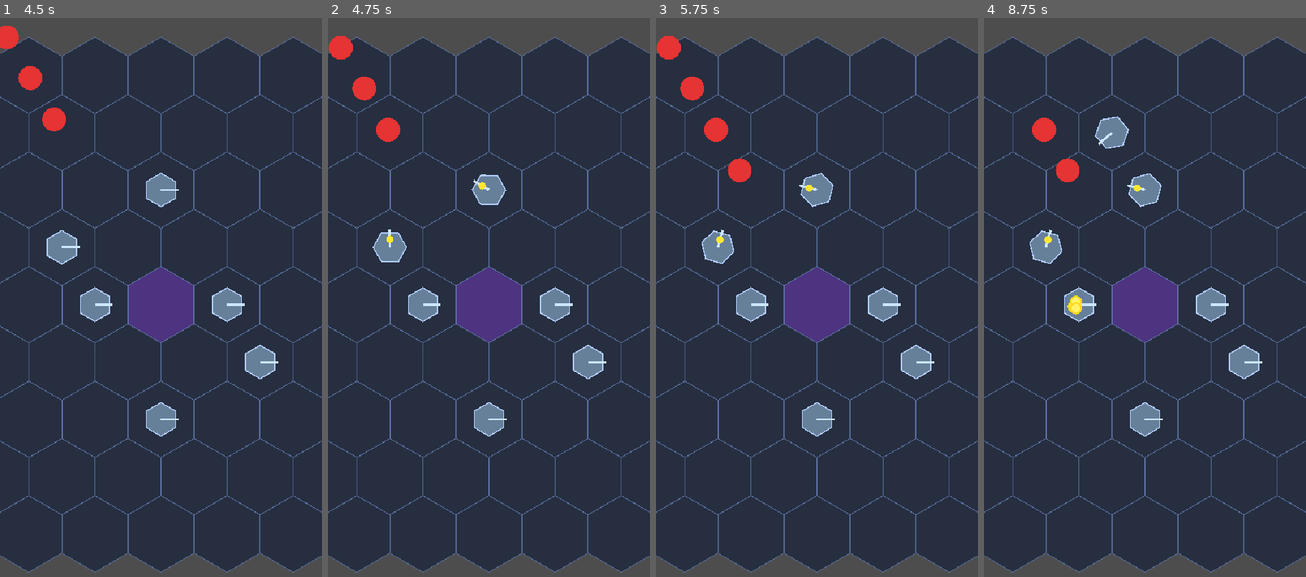
Above: before the commit, frames 1-4 (left to right).
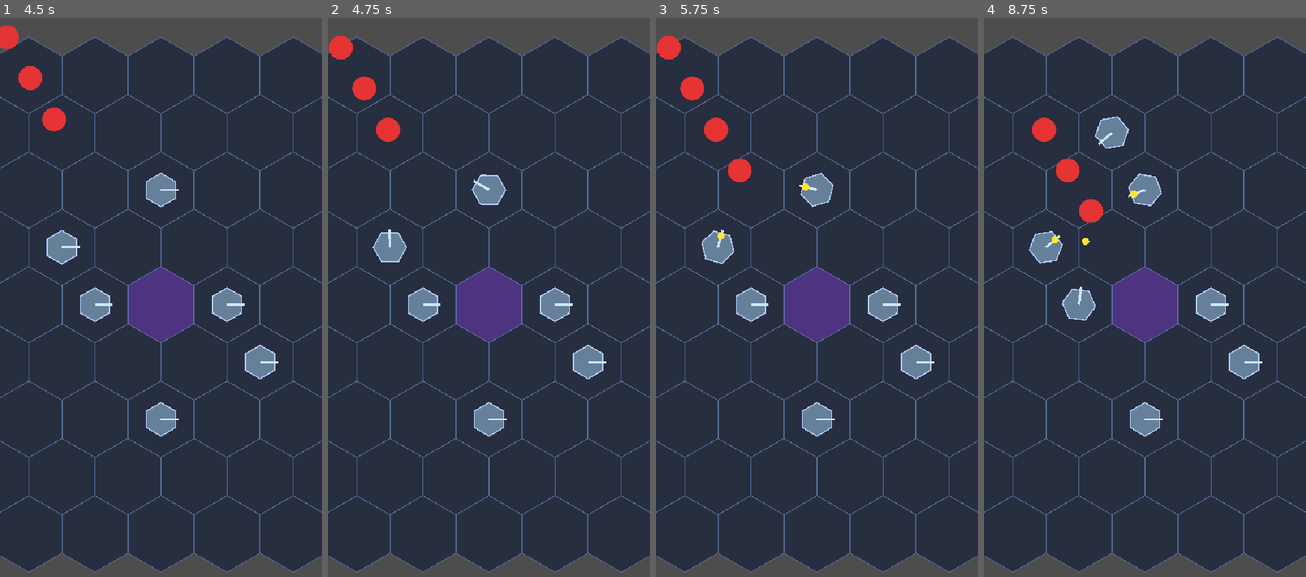
Above: after the commit, the same moments.

Repository: Shiroyasha21/invasion-game
Game: Godot game, scene res://scenes/game/Game.tscn
Same seed, same stepped clock (60 frames per second), same inputs: the game is played once before the commit and once after it.
Inputs (mouse positions are in pixels of both pictures, inside the frame that each line leads up to):
- Up to frame 1 (4.5 s): tap Enter at 0.5, 2 s; move the mouse to (231, 275) at 0.52 s; click (231, 275) at 0.67 s; tap Space at 1.25, 3.5 s; drag from (96, 331) to (144, 420) at 1.27 s; move the mouse to (193, 180) at 2.02 s; click (193, 180) at 2.17 s; drag from (144, 420) to (64, 219) at 2.77 s; move the mouse to (257, 392) at 3.52 s; click (257, 392) at 3.67 s; drag from (64, 219) to (112, 163) at 4.27 s
- Up to frame 2 (4.75 s): no input
- Up to frame 3 (5.75 s): move the mouse to (833, 303) at 5.02 s; click (833, 303) at 5.17 s
- Up to frame 4 (8.75 s): drag from (1096, 163) to (1080, 331) at 5.77 s; move the mouse to (1215, 275) at 6.52 s; click (1215, 275) at 6.67 s; drag from (1080, 331) to (1128, 420) at 7.27 s; move the mouse to (1177, 180) at 8.02 s; click (1177, 180) at 8.17 s

Frame 1 is identical in both runs. In frame 2, less than 0.1% of the frame differs, in the area x 18-50%, y 29-41%; in frame 3, less than 0.1%; in frame 4, 0.9%, in the area x 13-56%, y 27-55%.

Commit message:
Fix coin load, tower fire delay, wave stuck bug, and coin scene as export

Diff:
--- /dev/null
+++ b/invasion-game/Coin.tscn
@@ -0,0 +1,6 @@
+[gd_scene format=3 uid="uid://bd1ix10xh48hi"]
+
+[ext_resource type="Script" uid="uid://bm58o7rsdk4cx" path="res://scripts/systems/coin.gd" id="1_h5dih"]
+
+[node name="Coin" type="Node2D" unique_id=663671565]
+script = ExtResource("1_h5dih")
--- /dev/null
+++ b/invasion-game/CoinVacuum.tscn
@@ -0,0 +1,6 @@
+[gd_scene format=3 uid="uid://coiv18iqa14ad"]
+
+[ext_resource type="Script" uid="uid://knh1ebtew6pi" path="res://scripts/systems/coin_vacuum.gd" id="1_htmk6"]
+
+[node name="CoinVacuum" type="Node2D" unique_id=1517443633]
+script = ExtResource("1_htmk6")
--- /dev/null
+++ b/invasion-game/Projectile.tscn
@@ -0,0 +1,6 @@
+[gd_scene format=3 uid="uid://cr1acdsroja8o"]
+
+[ext_resource type="Script" uid="uid://c8o86vgrxv1eg" path="res://scripts/towers/projectile.gd" id="1_t7eop"]
+
+[node name="Projectile" type="Node2D" unique_id=509434156]
+script = ExtResource("1_t7eop")
--- /dev/null
+++ b/invasion-game/TowerBase.tscn
@@ -0,0 +1,6 @@
+[gd_scene format=3 uid="uid://biprp2pdohn3g"]
+
+[ext_resource type="Script" uid="uid://c5i01ughhnykl" path="res://scripts/towers/tower_base.gd" id="1_m3t3g"]
+
+[node name="TowerBase" type="Node2D" unique_id=364181284]
+script = ExtResource("1_m3t3g")
--- a/invasion-game/scripts/enemies/enemy_base.gd
+++ b/invasion-game/scripts/enemies/enemy_base.gd
@@ -3,6 +3,7 @@
 
 @export var move_speed: float = 80.0
 @export var max_health: float = 30.0
+@export var coin_scene: PackedScene
 
 var current_health: float
 var path: Array[Vector2] = []
@@ -63,7 +64,6 @@
 
 
 func _drop_coin() -> void:
-	var coin_scene := load("res://scenes/systems/Coin.tscn") as PackedScene
 	if coin_scene == null:
 		return
 	var coin: Coin = coin_scene.instantiate()
@@ -73,10 +73,12 @@
 
 
 func _on_reached_center() -> void:
+	emit_signal("reached_center")
 	queue_free()
 
 
 signal died(position: Vector2)
+signal reached_center
 
 
 # A* pathfinding on the hex grid to target
--- a/invasion-game/scripts/systems/game.gd
+++ b/invasion-game/scripts/systems/game.gd
@@ -7,10 +7,12 @@
 @export var enemy_scene: PackedScene
 @export var tower_scene: PackedScene
 @export var projectile_scene: PackedScene
+@export var coin_scene: PackedScene
 
 
 func _ready() -> void:
 	wave_manager.enemy_scene = enemy_scene
+	wave_manager.coin_scene = coin_scene
 	wave_manager.init(hex_grid)
 	wave_manager.wave_completed.connect(_on_wave_completed)
 
--- a/invasion-game/scripts/systems/wave_manager.gd
+++ b/invasion-game/scripts/systems/wave_manager.gd
@@ -8,6 +8,7 @@
 @export var spawn_interval: float = 1.0
 
 var hex_grid: HexGridNode
+var coin_scene: PackedScene
 var current_wave: int = 0
 var enemies_remaining: int = 0
 var _spawn_timer: float = 0.0
@@ -70,8 +71,10 @@
 	var spawn_px := hex_grid.hex_grid_to_pixel(spawn_hex)
 
 	var enemy: EnemyBase = enemy_scene.instantiate()
+	enemy.coin_scene = coin_scene
 	get_parent().add_child(enemy)
 	enemy.died.connect(_on_enemy_died)
+	enemy.reached_center.connect(_on_enemy_died.bind(Vector2.ZERO))
 	enemy.init(hex_grid, spawn_px, Vector2i.ZERO)
 
 
--- a/invasion-game/scripts/towers/tower_base.gd
+++ b/invasion-game/scripts/towers/tower_base.gd
@@ -6,8 +6,12 @@
 @export var attack_speed: float = 1.0  # shots per second
 @export var projectile_scene: PackedScene
 
-var _fire_timer: float = 0.0
+var _fire_timer: float = 1.0
 var _target: EnemyBase = null
+
+
+func _ready() -> void:
+	_fire_timer = 1.0 / attack_speed
 
 
 func _process(delta: float) -> void:
